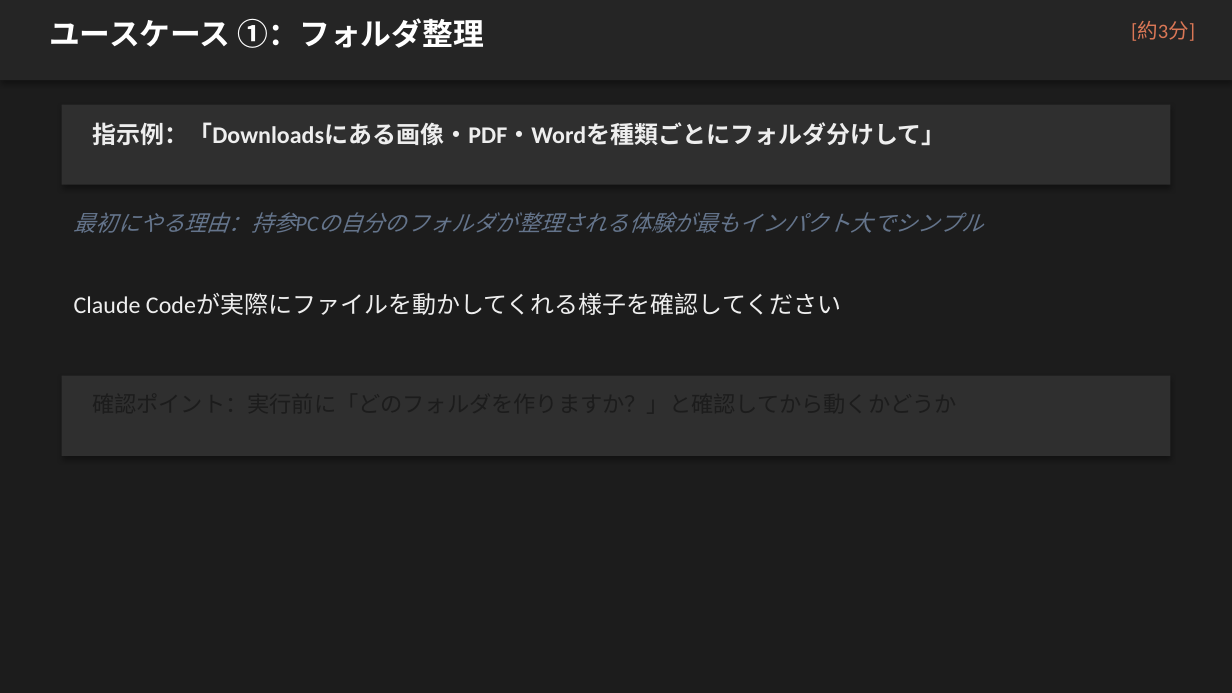
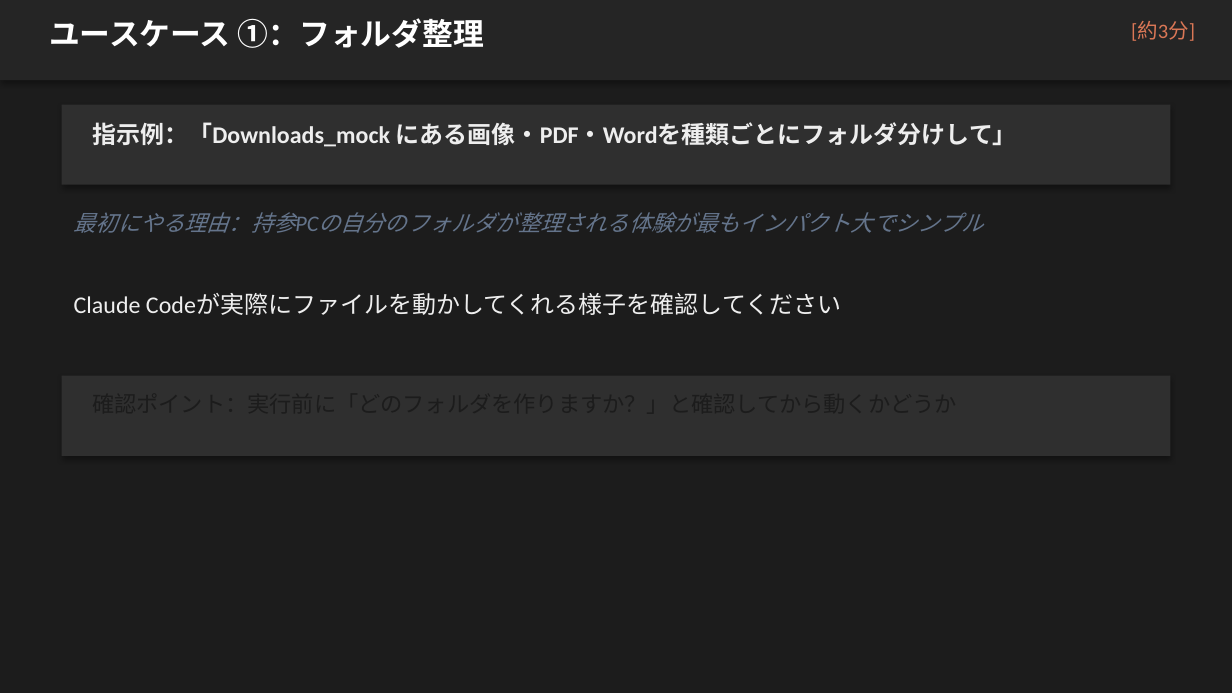
Before and after one commit to zatune-gif/kurashi-no-dodai-log, a slide deck: slide 9 of 00-01_han-ai/training-materials/course05_jissen_claude_code.pptx. Drawn at 1232x693 pixels with LibreOffice and Linux fonts; fonts in the diff are those of the drawing. Boxes give left, top, right and bottom in pixels: in the first picture for what was removed or moved away, otherwise in the second. Text is boxed around its words. In the diff, an @@ line names an element or a change of style, - is before the commit and + after.

```diff
--- a/00-01_han-ai/training-materials/course05_jissen_claude_code.pptx
+++ b/00-01_han-ai/training-materials/course05_jissen_claude_code.pptx
@@ text at (92,122,1017,147): text changed @@
-指示例：「Downloadsにある画像・PDF・Wordを種類ごとにフォルダ分けして」
+指示例：「Downloads_mock にある画像・PDF・Wordを種類ごとにフォルダ分けして」
```
Also in this commit, not shown: 5 other slides changed, 7 other files.
